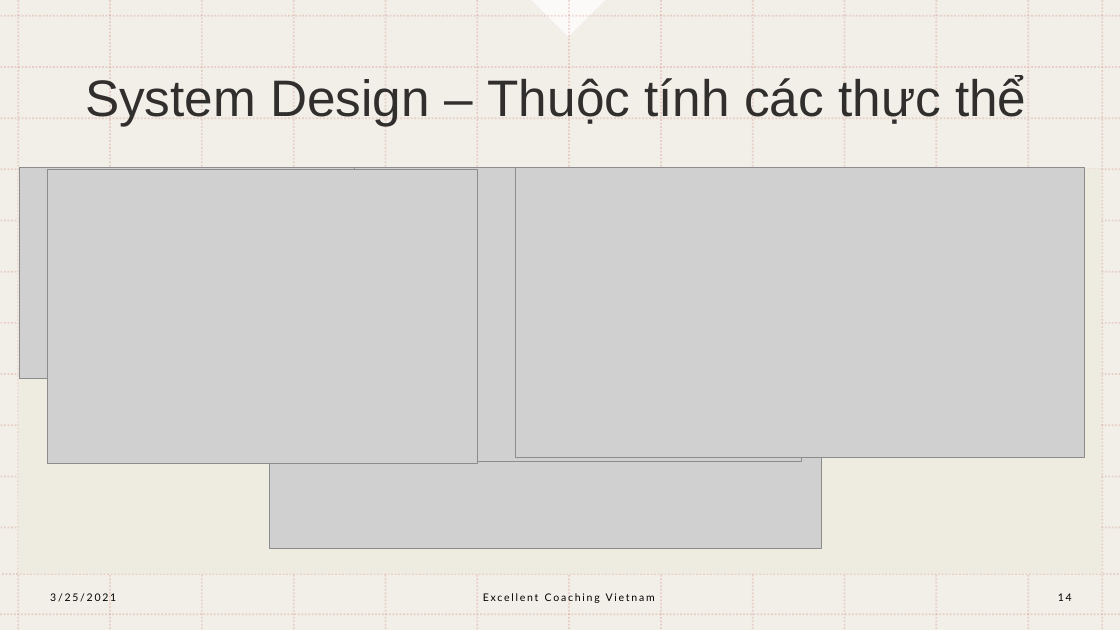
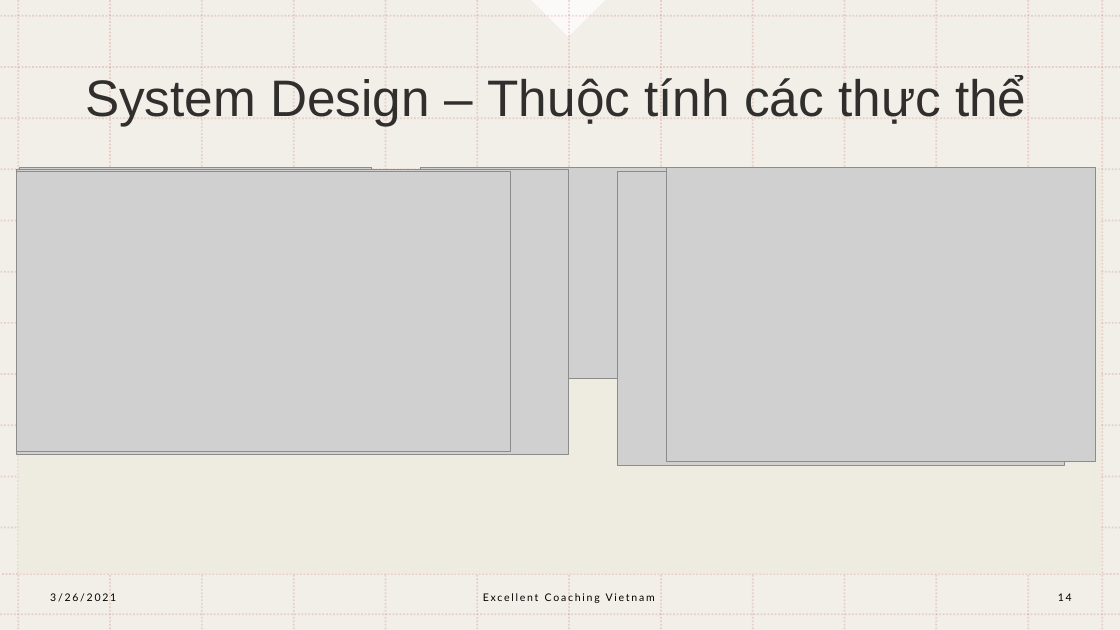
Before and after one commit to remichan97/excellent-coaching, a slide deck: slide 14 of documentation/Excellent Coaching Vietnam.pptx. Drawn at 1120x630 pixels with LibreOffice and Linux fonts; fonts in the diff are those of the drawing; grey boxes stand for pictures. Boxes give left, top, right and bottom in pixels: in the first picture for what was removed or moved away, otherwise in the second. Text is boxed around its words. In the diff, an @@ line names an element or a change of style, - is before the commit and + after.

```diff
--- a/documentation/Excellent Coaching Vietnam.pptx
+++ b/documentation/Excellent Coaching Vietnam.pptx
@@ picture: place and size @@
-picture at (269,264,821,549)
+picture at (17,169,569,455)
@@ picture added at (17,171,511,452) @@
@@ picture removed at (515,168,1085,458) @@
@@ picture: place and size @@
-picture at (354,168,801,462)
+picture at (618,171,1065,465)
@@ picture: place and size @@
-picture at (48,169,477,463)
+picture at (666,168,1096,462)
@@ text at (50,593,116,602): text changed @@
-3/25/2021
+3/26/2021
```
Also in this commit, not shown: 17 other slides changed, 3 other files.
